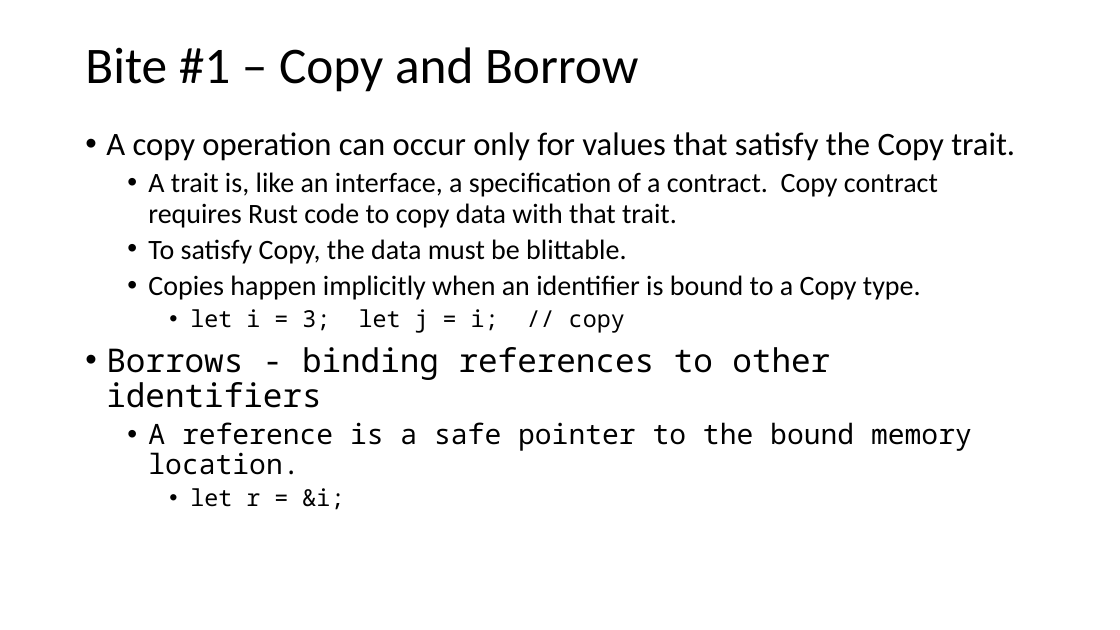
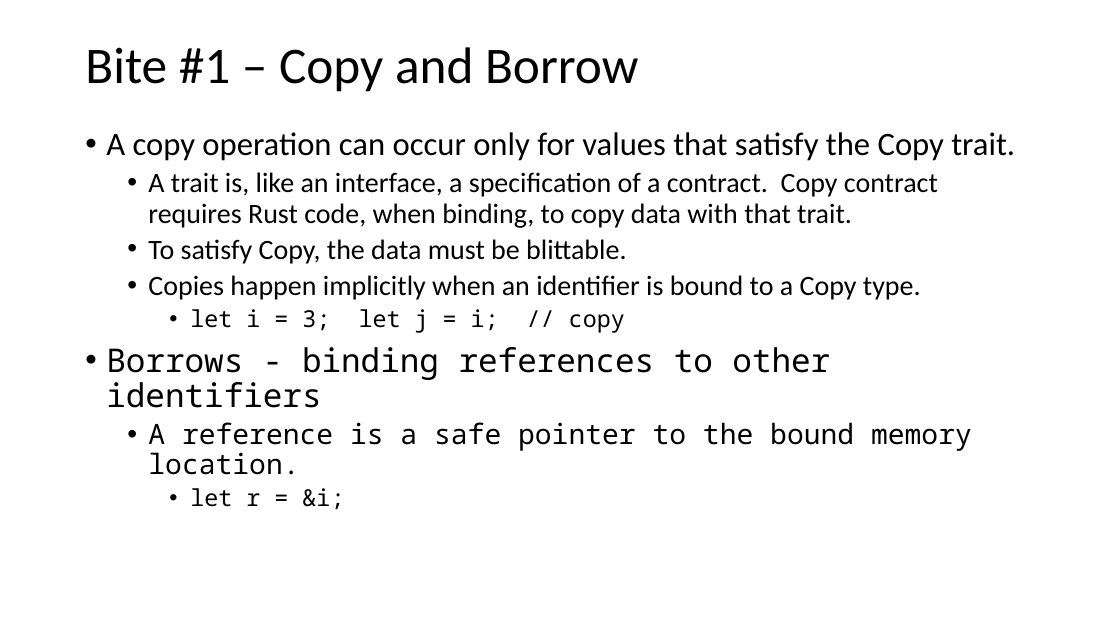
Before and after one commit to JimFawcett/JimFawcett.github.io, a slide deck: slide 8 of Resources/ConsumingRustBite1.pptx. Drawn at 1120x630 pixels with LibreOffice and Linux fonts; fonts in the diff are those of the drawing. Boxes give left, top, right and bottom in pixels: in the first picture for what was removed or moved away, otherwise in the second. Text is boxed around its words. In the diff, an @@ line names an element or a change of style, - is before the commit and + after.

Commit message:
updated text in ConsumingRustBite1

```diff
--- a/Resources/ConsumingRustBite1.pptx
+++ b/Resources/ConsumingRustBite1.pptx
@@ text at box(148, 172, 938, 228): text changed @@
-  • A trait is, like an interface, a specification of a contract. Copy contract requires Rust code to copy data with that trait.
+  • A trait is, like an interface, a specification of a contract. Copy contract requires Rust code, when binding, to copy data with that trait.
```
Also in this commit, not shown: 7 other slides changed, 1 slide added, 2 other files.
